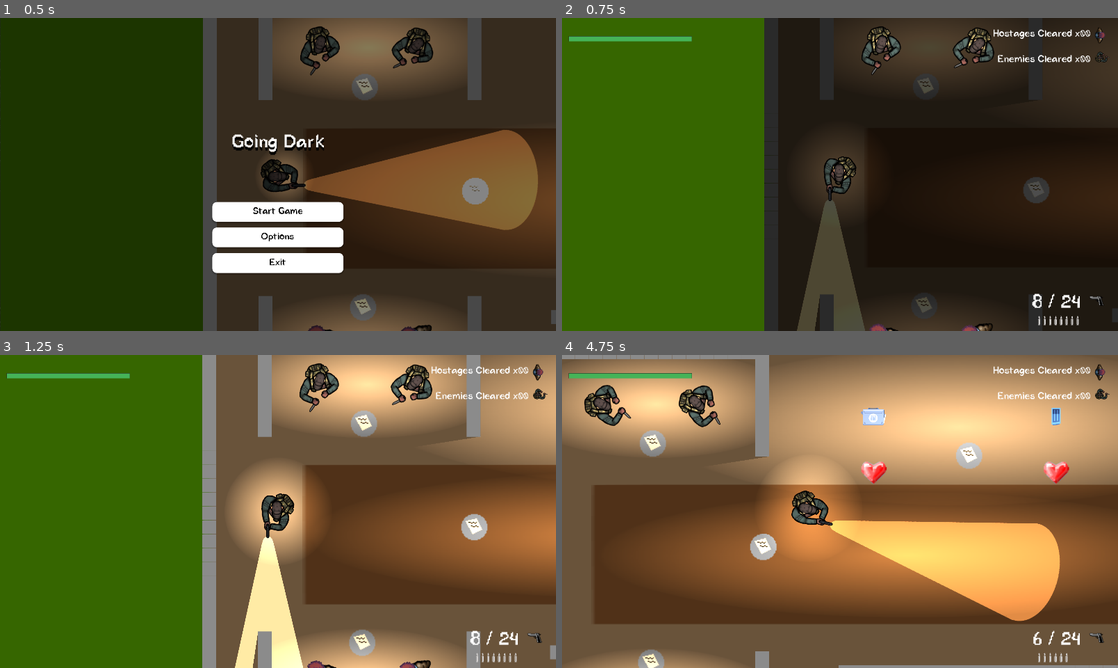
Above: before the commit, frames 1-4 (two rows, left to right).
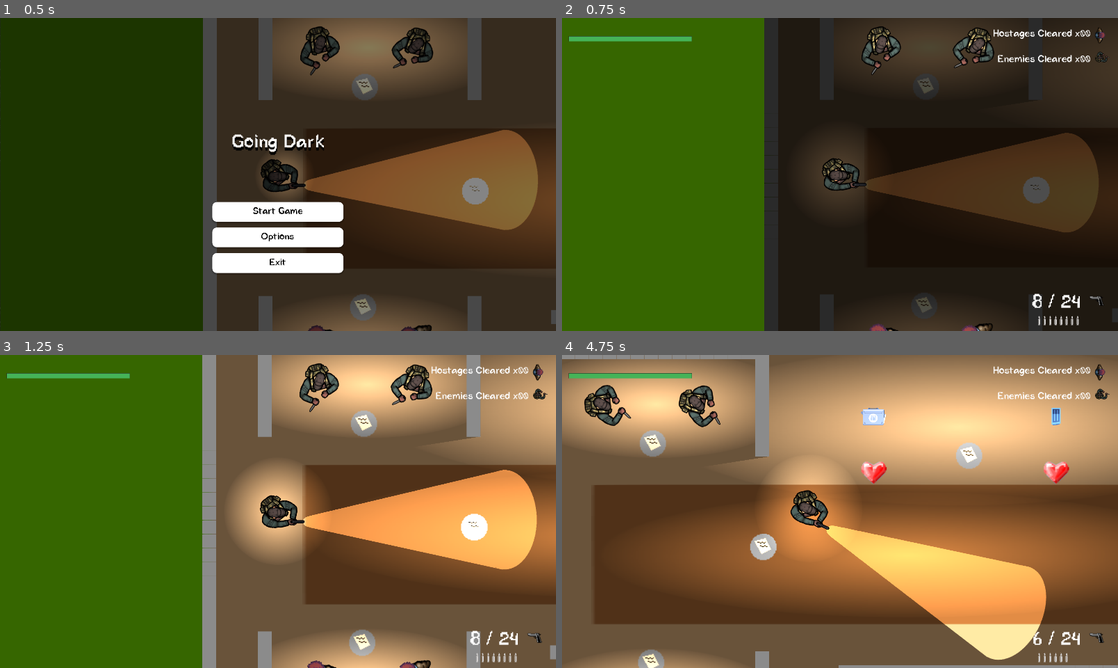
Above: after the commit, the same moments.

Repository: JustinJLi/game_dev_project
Game: Godot game, scene res://Assets/UI/main_menu/main_menu.tscn
Same seed, same stepped clock (60 frames per second), same inputs: the game is played once before the commit and once after it.
Inputs (mouse positions are in pixels of both pictures, inside the frame that each line leads up to):
- Up to frame 1 (0.5 s): no input
- Up to frame 2 (0.75 s): click "Start Game" at 0.5 s
- Up to frame 3 (1.25 s): no input
- Up to frame 4 (4.75 s): move the mouse to (962, 495) at 1.27 s; hold Right (right) 1.28-2.03 s; hold Shift (sprint) 1.28-2.03 s; click (962, 495) at 1.35 s; move the mouse to (728, 527) at 2.02 s; hold S (down) 2.03-2.78 s; tap Shift (sprint) at 2.1, 4.55 s; tap Mouse wheel down (switch_weapon) at 2.3, 2.85 s; move the mouse to (895, 442) at 2.77 s; hold Right (right) 2.78-3.53 s; tap F (toggle_flashlight) at 3.05, 3.6 s; move the mouse to (812, 574) at 3.52 s; hold Up (up) 3.53-4.28 s; click (812, 574) at 3.8 s; move the mouse to (1006, 558) at 4.27 s; hold Left (left) from 4.28 s (still down); hold E (advance_dialog) from 4.28 s (still down)

Frame 1 is identical in both runs. In frame 2, 11% of the frame differs, in the area x 42-97%, y 36-100%; in frame 3, 11%; in frame 4, 7.8%.

Commit message:
Controller support added

Diff:
--- a/Assets/Enemy/turret_bullet.gd
+++ b/Assets/Enemy/turret_bullet.gd
@@ -12,7 +12,7 @@
 
 	if area.name == "player_hitbox":
 		var player = get_tree().get_first_node_in_group("Player")
-		if player:
+		if !player.level_completed:
 			player.take_damage(turret_damage)
 
 
--- a/Assets/Environment/Notes/controls.gd
+++ b/Assets/Environment/Notes/controls.gd
@@ -2,8 +2,10 @@
 
 @onready var interaction_area: InteractionArea = $InteractionArea
 @onready var sprite = $Sprite2D
+@onready var player: Node2D = get_tree().get_first_node_in_group("Player")
 
-const lines: Array[String] = [
+# Dialog lines for different inputs
+const lines_keyboard: Array[String] = [
 	"A crumbled note...",
 	"Controls:",
 	"WASD to move.",
@@ -15,11 +17,29 @@
 	"Watch your ammo."
 ]
 
+const lines_controller: Array[String] = [
+	"A crumbled note...",
+	"Controls:",
+	"Left stick to move.",
+	"Hold L3 to sprint.",
+	"R2 to attack.",
+	"Square to reload.",
+	"R3 to toggle flashlight.",
+	"Triangle to switch weapons.",
+	"Watch your ammo."
+]
+
+#Call interact function when player is within proximity
 func _ready() -> void:
 	interaction_area.interact = Callable(self, "_on_interact")
 
+#Upon interaction...
 func _on_interact():
+	#Pause game, display dialog based on input, and wait until the dialog is finished before starting the game
 	get_tree().paused = true
-	DialogueManager.start_dialog(global_position, lines)
+	if player.is_mouse:
+		DialogueManager.start_dialog(global_position, lines_keyboard)
+	else:
+		DialogueManager.start_dialog(global_position, lines_controller)
 	await DialogueManager.dialog_finished
 	get_tree().paused = false
--- a/Assets/Interaction/interaction_manager.gd
+++ b/Assets/Interaction/interaction_manager.gd
@@ -3,14 +3,16 @@
 @onready var player: Node2D = get_tree().get_first_node_in_group("Player")
 @onready var label: Label = $Label
 
-const base_text = "[E] to "
-
+const keyboard_text = "[E] to "
+const controller_text = "[X] to "
 var active_areas: Array[InteractionArea] = []
 var can_interact: bool = true
 
+#Function to add an area for interaction
 func register_area(area: InteractionArea) -> void:
 	active_areas.push_back(area)
 
+#Function to remove an area for interaction
 func unregister_area(area: InteractionArea) -> void:
 	var index = active_areas.find(area)
 	if index != -1:
@@ -18,14 +20,20 @@
 
 # Called every frame. 'delta' is the elapsed time since the previous frame.
 func _process(delta: float) -> void:
+	#Display label above object if player is within distance
 	if active_areas.size() > 0 && can_interact:
 		active_areas.sort_custom(_sort_by_distance_to_player)
-		label.text = base_text + active_areas[0].action_name
+		#Display text based on input device
+		if player.is_mouse:
+			label.text = keyboard_text + active_areas[0].action_name
+		else:
+			label.text = controller_text + active_areas[0].action_name
 		label.global_position = active_areas[0].global_position - Vector2(label.size.x / 2, 36)
 		label.show()
 	else:
 		label.hide()
 
+#Function to calculate the distance between the player and an interactable object
 func _sort_by_distance_to_player(area1: InteractionArea, area2: InteractionArea) -> int:
 	if player == null:
 		print("Warning: Player instance is null!")
@@ -34,6 +42,7 @@
 	var dist2 = player.global_position.distance_to(area2.global_position)
 	return -1 if dist1 < dist2 else 1
 
+#Allow interaction with object IF the player is within proximity and is within an interactable area
 func _input(event: InputEvent) -> void:
 	if event.is_action_pressed("interact") && can_interact:
 		if active_areas.size() > 0:
--- a/Assets/Player/player.gd
+++ b/Assets/Player/player.gd
@@ -1,74 +1,76 @@
 extends CharacterBody2D
 
-var speed = 100.0
-var dialog_close_delay = 0.0
-var screen_size
-var bullet_speed = 1000
-var bullet = preload("res://Assets/Environment/bullet.tscn")
-var crosshair = load("res://Assets/Art/crosshair.png")
-var ammo = 8
-var total_ammo = 24
-var max_health = 100
+var speed = 100.0 #Player speed
+var dialog_close_delay = 0.0 #Delay for closing dialogue
+var screen_size #Size of screen
+var bullet_speed = 1000 #Bullet velocity for player gun
+var bullet = preload("res://Assets/Environment/bullet.tscn") #Preload bullet scene for instantiation upon firing
+var crosshair = load("res://Assets/Art/crosshair.png") #preload crosshair to replace mouse cursor
+var ammo = 8 #Max ammo in player magazine
+var total_ammo = 24 #Initial ammo reserve
+var max_health = 100 #Maximum player health
 var health = max_health  # Player starts with full health
+var player_move_animation = "move" #initial player animation
+
+# Boolean variables, all representing specific states of certain events in game
 var is_flashlight_on = true
 var is_reloading = false
 var is_knifing = false
-var player_damage = 0
-@onready var hud = get_parent().get_node("HUD")
-@onready var healthbar = get_parent().get_node("CanvasLayer/HUD/HealthBar")
-#@onready var healthbar = $HealthBar
-
-@onready var pause_menu = $CanvasLayer/PauseMenu
-#@onready var flashlight = $Flashlight
-@onready var options_menu: Control = $CanvasLayer/PauseMenu/CanvasLayer/OptionsMenu
-@onready var game_over_screen: Node2D = $CanvasLayer3/GameOverScreen
-
-var paused = false
-var level_completed = false
-var game_over = false
-
-enum Weapon { GUN, KNIFE }
-var current_weapon = Weapon.GUN
-var weapon_name = ""
-
-var player_move_animation = "move"
+var is_mouse = true
+var last_look_direction = Vector2.ZERO  # Store last direction from controller
+var look_smoothness: float = 0.5 # Smoothness for controller look sensitivity
+var player_damage = 0 #Represents damage done to the player
+
+# Initializes several HUD components for the player
+@onready var hud = get_parent().get_node("HUD") #General HUD scene
+@onready var healthbar = get_parent().get_node("CanvasLayer/HUD/HealthBar") #Player healthvar
+@onready var pause_menu = $CanvasLayer/PauseMenu #Pause menu
+@onready var options_menu: Control = $CanvasLayer/PauseMenu/CanvasLayer/OptionsMenu #options menu
+@onready var game_over_screen: Node2D = $CanvasLayer3/GameOverScreen #Game over screen
+
+var paused = false #Determines if player paused the game
+var level_completed = false #Determines if a level is complete
+var game_over = false #Determines if the player has lost (game over)
+
+enum Weapon { GUN, KNIFE } #Dictionary for player weapons
+var current_weapon = Weapon.GUN #Current weapon held by the player
+var weapon_name = "" #Stores weapon name
+
 
 
 func _ready() -> void:
+	#Initialize player hud with their persistent stats including health and ammo counts
 	call_deferred("_initialize_hud")
 	health = PlayerData.health
 	ammo = PlayerData.ammo
 	total_ammo = PlayerData.total_ammo
 	is_flashlight_on = PlayerData.is_flashlight_on
 
-
-	#print_tree_pretty()
+	#Initialize interaction with objects, screen, and mouse cursor
 	InteractionManager.player = self
 	Input.set_custom_mouse_cursor(crosshair)
 	hud = get_tree().get_first_node_in_group("hud")
 	screen_size = get_viewport_rect().size
 	pause_menu.visible = false
+
+	# Ensure default weapon and animations are set correctly
 	$Flashlight.show()
-	# Ensure default weapon and animations are set correctly
 	current_weapon = Weapon.GUN
 	player_move_animation = "move"
 	$AnimatedSprite2D.animation = "idle"
 	$AnimatedSprite2D.play()
 
-
-	### Initialize the health bar with full health
-	#healthbar.init_health(max_health)
-	#healthbar.health = health
-
 	print("Ammo in Magazine: " + str(ammo))
 	print("Player Health: " + str(health))
 
 # Called every frame. 'delta' is the elapsed time since the previous frame.
 func _process(delta: float) -> void:
+	#Check for pause menu input
 	if Input.is_action_just_pressed("pause"):
-		pauseMenu()
+		pauseMenu() #Pause the game
 
 func pauseMenu():
+	#If paused, show pause menu and stop game timer, otherwise continue the game
 	if paused:
 		pause_menu.hide()
 		Engine.time_scale = 1
@@ -78,10 +80,13 @@
 	paused = !paused
 
 func _physics_process(delta):
+	#Stop movement when game over, level complete, or paused
 	if paused or level_completed or game_over:
 		return  # Stop player movement when paused
-	self.velocity = Vector2.ZERO # The player's movement vector.
-
+
+	self.velocity = Vector2.ZERO # Initial player's movement vector.
+
+	#Player movement + animation in all 4 directions
 	if Input.is_action_pressed("up"):
 		self.velocity.y -= 1
 		$AnimatedSprite2D.animation = player_move_animation
@@ -95,69 +100,106 @@
 		self.velocity.x -= 1
 		$AnimatedSprite2D.animation = player_move_animation
 
+	#Shooting input reading
 	if Input.is_action_just_pressed("shoot") and !is_reloading:
 		weapon_handler()
 
+	#Reloading input reading
 	if Input.is_action_just_pressed("reload"):
 		reload()
 
+	#Sprint input reading
 	if Input.is_action_pressed("sprint"):
 		speed = 150.0
 
 	if Input.is_action_just_released("sprint"):
 		speed = 100.0
 
+	#Flashlight toggle input reading
 	if Input.is_action_just_pressed("toggle_flashlight") and current_weapon == Weapon.GUN:
 		toggle_flashlight()
 
+	#Allow movement if velocity it > 0 (moving)
 	if self.velocity.length() > 0:
 		self.velocity = self.velocity.normalized() * speed
-		#$AnimatedSprite2D.play(player_move_animation)
 
 		if !$Walking.playing:
 			$Walking.play()
 	else:
+		#Allow weapon swap while idle
 		switch_weapon_animation()
-			#$AnimatedSprite2D.play("idle")
 		$Walking.stop()
 
+	#Position normalization
 	position += self.velocity * delta
 	position = position.clamp(Vector2.ZERO, screen_size)
 
-	look_at(get_global_mouse_position())
-
+	#Controller player rotation
+	if last_look_direction.length() > 0.1 and !is_mouse:
+		look_at(global_position + last_look_direction * 10)
+
+	#Allow player movement
 	move_and_slide()
 
-
+#Function for acquiring different inputs
+func _input(event):
+
+	# Acquire direction of right stick for player rotation
+	var right_stick = Vector2(
+		Input.get_action_strength("look_right") - Input.get_action_strength("look_left"),
+		Input.get_action_strength("look_down") - Input.get_action_strength("look_up")
+	)
+
+	#If mouse input is read, use mouse for player rotation
+	if event is InputEventMouseMotion or event is InputEventMouse:
+		is_mouse = true
+		Input.set_mouse_mode(Input.MOUSE_MODE_VISIBLE)
+		look_at(get_global_mouse_position())
+	#Otherwise, hide mouse cursor and use controller input
+	elif event is InputEventJoypadButton or (event is InputEventJoypadMotion and right_stick.length() > 0.1):
+		is_mouse = false
+		Input.set_mouse_mode(Input.MOUSE_MODE_HIDDEN)
+		last_look_direction = last_look_direction.lerp(right_stick.normalized(), look_smoothness)
+
+#Function for handling weapon switching/attacking
 func weapon_handler():
+
+	#Prevent weapon swapping after just closing dialog
 	if Time.get_ticks_msec() < DialogueManager.dialog_close_delay:
 		return
 
-	#$AnimatedSprite2D.animation = "shoot"
+	#If the player is holding their gun and has ammo, allow firing
 	if current_weapon == Weapon.GUN && ammo > 0:
 		fire()
 		print("Ammo in Magazine: " + str(ammo))
+	#If the player is holding their knife and is stationary, allow stabbing
 	elif current_weapon == Weapon.KNIFE && !is_knifing && self.velocity.length() == 0:
 		attack_knife()
 
+	#If the player is out of ammo, play bark to acknowledge empty
 	if current_weapon == Weapon.GUN && ammo == 0:
 		$EmptyClick.play()
 		print("Out of Ammo! Reload!")
 
+#Function to toggle player flashligh on their gun
 func toggle_flashlight():
 	if is_flashlight_on:
+		#If the player is holding their gun, turn flashlight off
 		if current_weapon == Weapon.GUN:
 			$FlashlightToggle.play()
 		$Flashlight.hide()
 		is_flashlight_on = false
-	else:
+	else: #Otherwise turn it on
 		if current_weapon == Weapon.GUN:
 			$FlashlightToggle.play()
 		$Flashlight.show()
 		is_flashlight_on = true
 
+#Function to switch weapons and player animation
 func switch_weapon_animation():
+	#If the player wants to switch weapons,
 	if Input.is_action_just_pressed("switch_weapon"):
+		#Turn off flashlight if applicable and switch to knife (including animations)
 		if current_weapon == Weapon.GUN:
 			if is_flashlight_on:
 				toggle_flashlight()
@@ -168,8 +210,9 @@
 			$Walking.stop()
 			print("Switched to Knife")
 			weapon_name = "Knife"
+			#Update hud with knife as weapon
 			hud.update_on_screen_weapon(weapon_name)
-		else:
+		else: #Otherwise turn on flashlight for gun, and switch to it
 			if !is_flashlight_on:
 				toggle_flashlight()
 			current_weapon = Weapon.GUN
@@ -179,122 +222,136 @@
 			$Walking.stop()
 			print("Switched to Gun")
 			weapon_name = "Pistol"
+			#Update hud with pistol as weapon
 			hud.update_on_screen_weapon(weapon_name)
 
+#Function for firing the player's gun
 func fire():
+	#Prevent firing if the game is over, player is dead, or the game is paused
 	if paused || level_completed || game_over:
-		return  # Stop player movement when paused
+		return
+
+	#Instantiate and position bullet relative to gun on player model and apply velocity in direction of aim
 	var bullet_instance = bullet.instantiate()
 	bullet_instance.position = $Marker2D.global_position
 	bullet_instance.rotation_degrees = $Marker2D.global_rotation_degrees + 90
 	bullet_instance.linear_velocity = Vector2(bullet_speed,0).rotated(rotation)
 	get_tree().get_root().call_deferred("add_child", bullet_instance)
 
+	#Prevent firing if the player is out of ammo
 	if total_ammo && ammo == 0:
 		print("Out of ammo")
-	else:
+	else: #otherwise, deplete ammo from player hud and update labels
 		$Shoot.play()
 		ammo -= 1
 		PlayerData.ammo = ammo
 		hud.update_bullet_label(ammo, total_ammo)
 
+#Function for attacking with the knife
 func attack_knife():
 	is_knifing = true
-	$AnimatedSprite2D/knife_hitbox.position = Vector2(150, 0)  # Move knife forward
-
+	$AnimatedSprite2D/knife_hitbox.position = Vector2(150, 0)  # Move knife hitbox forward
+
+	#Play knife attack animation + sounds
 	$AnimatedSprite2D.animation = "knife_attack"
 	$AnimatedSprite2D.play()
 	$KnifeAttack.play()
 
-	await get_tree().create_timer(0.4).timeout  # Short attack duration
+	await get_tree().create_timer(0.4).timeout  # Short attack animation
 	is_knifing = false
 
-	$AnimatedSprite2D/knife_hitbox.position = Vector2.ZERO  # Reset position
-
+	$AnimatedSprite2D/knife_hitbox.position = Vector2.ZERO  # Reset knife hitbox position
+
+	#Stop animations
 	$AnimatedSprite2D.stop()
 	$KnifeAttack.stop()
 	$AnimatedSprite2D.animation = "idle_knife"
 	$AnimatedSprite2D.play()
 
+#Function for taking damage from enemies
 func take_damage(damage_amount):
+	#If the player is dead, prevent additional damage from being taken
 	if healthbar == null:
 		print("Warning: HealthBar is null, skipping _set_health()")
 		return
 
+	#Deplete player health based on damage from attack, and deplete healthbar accordingly
 	health -= damage_amount
 	PlayerData.health = health
 	healthbar._set_health(health)
 	print("Player took ", damage_amount, "damage. Health: ", health)
 
+	#If the player health is 0, game over
 	if health <= 0:
 		game_over = true
 		kill()
 
-
+#Function that occurs when the player dies
 func kill():
-	game_over_screen.show()
-
-
+	game_over_screen.show() #Show game over screen
+
+#Checking for objects that enter player hitbox
 func _on_area_2d_body_entered(body: Node2D) -> void:
 	print(body.name + " entered player.")
 
+	#Prevent check if the level is complete
 	if level_completed:
 		return
 
+	#If any enemies enter the player hitbox
 	if body.is_in_group("Enemies"):
+		#If an enemy is dying, prevent damage
 		if body.has_method("enemy_dying") and body.enemy_dying:
 			$damage_buffer.stop()
 			return
-		else:
+		else: #Otherwise, damage player and start a timer buffer to attack again if the player doesnt move
 			player_damage = body.damage
 			take_damage(body.damage)
 			$damage_buffer.start()
 
+#Once the player leaves the area of the attacker, stop the damage buffer
 func _on_player_hitbox_body_exited(body: Node2D) -> void:
 	$damage_buffer.stop()
 
-#func _on_KnifeHitbox_area_entered(area: Area2D):
-	#if area.is_in_group("Enemies"):
-		#var enemy = area.get_parent()
-		#enemy.take_damage(25)  # Knife deals 25 damage
-		#print("Enemy hit with knife!")
-
+# Function for reloading player weapon
 func reload():
+	#If the player is holding their gun
 	if current_weapon == Weapon.GUN:
-		if total_ammo == 0:
+		if total_ammo == 0: #If player is out of reserve ammo, don't allow reloading
 			print("Can't reload, out of ammo")
-		#elif total_ammo < 8:
-			#ammo = total_ammo
-
-		elif ammo < 8:
+		elif ammo < 8: #If the player still has a few rounds in their magazine, allow reload
 			print("Reloading...")
 			is_reloading = true
 			$Reload.play()
 			$reload.start()
-		else:
+		else: #Otherwise, magazine is full and reload is not necessary
 			print("Magazine is Full!")
 
+#Once reload period is done
 func _on_reload_timeout() -> void:
-	var needed_ammo = 8 - ammo  # How much ammo we need to fill the magazine
-	if total_ammo >= needed_ammo:
+	var needed_ammo = 8 - ammo  # Find how much ammo we need to fill the magazine
+	if total_ammo >= needed_ammo: #Deplete reserve ammo
 		total_ammo -= needed_ammo
-		ammo = 8  # Full reload
-	else:
+		ammo = 8
+	else: #Otherwise, perform a full reload
 		ammo += total_ammo
 		total_ammo = 0  # No more ammo left outside
+
+	#Update hud and player data elements
 	hud.update_bullet_label(ammo, total_ammo)
 	PlayerData.ammo = ammo
 	PlayerData.total_ammo = total_ammo
 	is_reloading = false
 	print("Reloaded!")
 
-
+#Upon the buffer period if the player is still in contact with an enemy, take damage again
 func _on_damage_buffer_timeout() -> void:
 	if (!level_completed):
 		take_damage(player_damage)  # Take damage if hit by an enemy
 
 #Function for hud initialization between scenes
 func _initialize_hud():
+	#Initialize hud with player data
 	if hud:
 		hud.update_bullet_label(ammo, total_ammo)
 		hud.update_on_screen_weapon(weapon_name)
--- a/project.godot
+++ b/project.godot
@@ -54,56 +54,70 @@
 "deadzone": 0.5,
 "events": [Object(InputEventKey,"resource_local_to_scene":false,"resource_name":"","device":-1,"window_id":0,"alt_press …(195 unchanged characters)…
 , Object(InputEventKey,"resource_local_to_scene":false,"resource_name":"","device":-1,"window_id":0,"alt_pressed":false …(183 unchanged characters)…
+, Object(InputEventJoypadMotion,"resource_local_to_scene":false,"resource_name":"","device":-1,"axis":1,"axis_value":-1.0,"script":null)
+, Object(InputEventJoypadButton,"resource_local_to_scene":false,"resource_name":"","device":-1,"button_index":11,"pressure":0.0,"pressed":true,"script":null)
 ]
 }
 left={
 "deadzone": 0.5,
 "events": [Object(InputEventKey,"resource_local_to_scene":false,"resource_name":"","device":-1,"window_id":0,"alt_press …(195 unchanged characters)…
 , Object(InputEventKey,"resource_local_to_scene":false,"resource_name":"","device":-1,"window_id":0,"alt_pressed":false …(182 unchanged characters)…
+, Object(InputEventJoypadButton,"resource_local_to_scene":false,"resource_name":"","device":-1,"button_index":13,"pressure":0.0,"pressed":true,"script":null)
+, Object(InputEventJoypadMotion,"resource_local_to_scene":false,"resource_name":"","device":-1,"axis":0,"axis_value":-1.0,"script":null)
 ]
 }
 right={
 "deadzone": 0.5,
 "events": [Object(InputEventKey,"resource_local_to_scene":false,"resource_name":"","device":-1,"window_id":0,"alt_press …(195 unchanged characters)…
 , Object(InputEventKey,"resource_local_to_scene":false,"resource_name":"","device":-1,"window_id":0,"alt_pressed":false …(183 unchanged characters)…
+, Object(InputEventJoypadButton,"resource_local_to_scene":false,"resource_name":"","device":-1,"button_index":14,"pressure":0.0,"pressed":true,"script":null)
+, Object(InputEventJoypadMotion,"resource_local_to_scene":false,"resource_name":"","device":-1,"axis":0,"axis_value":1.0,"script":null)
 ]
 }
 down={
 "deadzone": 0.5,
 "events": [Object(InputEventKey,"resource_local_to_scene":false,"resource_name":"","device":-1,"window_id":0,"alt_press …(192 unchanged characters)…
 , Object(InputEventKey,"resource_local_to_scene":false,"resource_name":"","device":-1,"window_id":0,"alt_pressed":false …(186 unchanged characters)…
+, Object(InputEventJoypadButton,"resource_local_to_scene":false,"resource_name":"","device":-1,"button_index":12,"pressure":0.0,"pressed":true,"script":null)
+, Object(InputEventJoypadMotion,"resource_local_to_scene":false,"resource_name":"","device":-1,"axis":1,"axis_value":1.0,"script":null)
 ]
 }
 shoot={
 "deadzone": 0.5,
 "events": [Object(InputEventMouseButton,"resource_local_to_scene":false,"resource_name":"","device":-1,"window_id":0,"a …(253 unchanged characters)…
 , Object(InputEventKey,"resource_local_to_scene":false,"resource_name":"","device":-1,"window_id":0,"alt_pressed":false …(182 unchanged characters)…
+, Object(InputEventJoypadMotion,"resource_local_to_scene":false,"resource_name":"","device":-1,"axis":5,"axis_value":1.0,"script":null)
 ]
 }
 reload={
 "deadzone": 0.5,
 "events": [Object(InputEventKey,"resource_local_to_scene":false,"resource_name":"","device":-1,"window_id":0,"alt_press …(192 unchanged characters)…
+, Object(InputEventJoypadButton,"resource_local_to_scene":false,"resource_name":"","device":-1,"button_index":2,"pressure":0.0,"pressed":true,"script":null)
 ]
 }
 interact={
 "deadzone": 0.5,
 "events": [Object(InputEventKey,"resource_local_to_scene":false,"resource_name":"","device":-1,"window_id":0,"alt_press …(192 unchanged characters)…
+, Object(InputEventJoypadButton,"resource_local_to_scene":false,"resource_name":"","device":-1,"button_index":0,"pressure":0.0,"pressed":true,"script":null)
 ]
 }
 advance_dialog={
 "deadzone": 0.5,
 "events": [Object(InputEventKey,"resource_local_to_scene":false,"resource_name":"","device":-1,"window_id":0,"alt_press …(192 unchanged characters)…
 , Object(InputEventMouseButton,"resource_local_to_scene":false,"resource_name":"","device":-1,"window_id":0,"alt_presse …(244 unchanged characters)…
+, Object(InputEventJoypadButton,"resource_local_to_scene":false,"resource_name":"","device":-1,"button_index":0,"pressure":0.0,"pressed":true,"script":null)
 ]
 }
 pause={
 "deadzone": 0.5,
 "events": [Object(InputEventKey,"resource_local_to_scene":false,"resource_name":"","device":-1,"window_id":0,"alt_press …(195 unchanged characters)…
+, Object(InputEventJoypadButton,"resource_local_to_scene":false,"resource_name":"","device":-1,"button_index":6,"pressure":0.0,"pressed":true,"script":null)
 ]
 }
 toggle_flashlight={
 "deadzone": 0.5,
 "events": [Object(InputEventKey,"resource_local_to_scene":false,"resource_name":"","device":-1,"window_id":0,"alt_press …(192 unchanged characters)…
+, Object(InputEventJoypadButton,"resource_local_to_scene":false,"resource_name":"","device":-1,"button_index":8,"pressure":0.0,"pressed":true,"script":null)
 ]
 }
 switch_weapon={
@@ -111,11 +125,33 @@
 "events": [Object(InputEventMouseButton,"resource_local_to_scene":false,"resource_name":"","device":-1,"window_id":0,"a …(259 unchanged characters)…
 , Object(InputEventMouseButton,"resource_local_to_scene":false,"resource_name":"","device":-1,"window_id":0,"alt_presse …(248 unchanged characters)…
 , Object(InputEventKey,"resource_local_to_scene":false,"resource_name":"","device":-1,"window_id":0,"alt_pressed":false …(183 unchanged characters)…
+, Object(InputEventJoypadButton,"resource_local_to_scene":false,"resource_name":"","device":-1,"button_index":3,"pressure":0.0,"pressed":true,"script":null)
 ]
 }
 sprint={
 "deadzone": 0.5,
 "events": [Object(InputEventKey,"resource_local_to_scene":false,"resource_name":"","device":-1,"window_id":0,"alt_press …(195 unchanged characters)…
+, Object(InputEventJoypadButton,"resource_local_to_scene":false,"resource_name":"","device":-1,"button_index":7,"pressure":0.0,"pressed":true,"script":null)
+]
+}
+look_up={
+"deadzone": 0.5,
+"events": [Object(InputEventJoypadMotion,"resource_local_to_scene":false,"resource_name":"","device":-1,"axis":3,"axis_value":-1.0,"script":null)
+]
+}
+look_down={
+"deadzone": 0.5,
+"events": [Object(InputEventJoypadMotion,"resource_local_to_scene":false,"resource_name":"","device":-1,"axis":3,"axis_value":1.0,"script":null)
+]
+}
+look_right={
+"deadzone": 0.5,
+"events": [Object(InputEventJoypadMotion,"resource_local_to_scene":false,"resource_name":"","device":-1,"axis":2,"axis_value":1.0,"script":null)
+]
+}
+look_left={
+"deadzone": 0.5,
+"events": [Object(InputEventJoypadMotion,"resource_local_to_scene":false,"resource_name":"","device":-1,"axis":2,"axis_value":-1.0,"script":null)
 ]
 }
 
